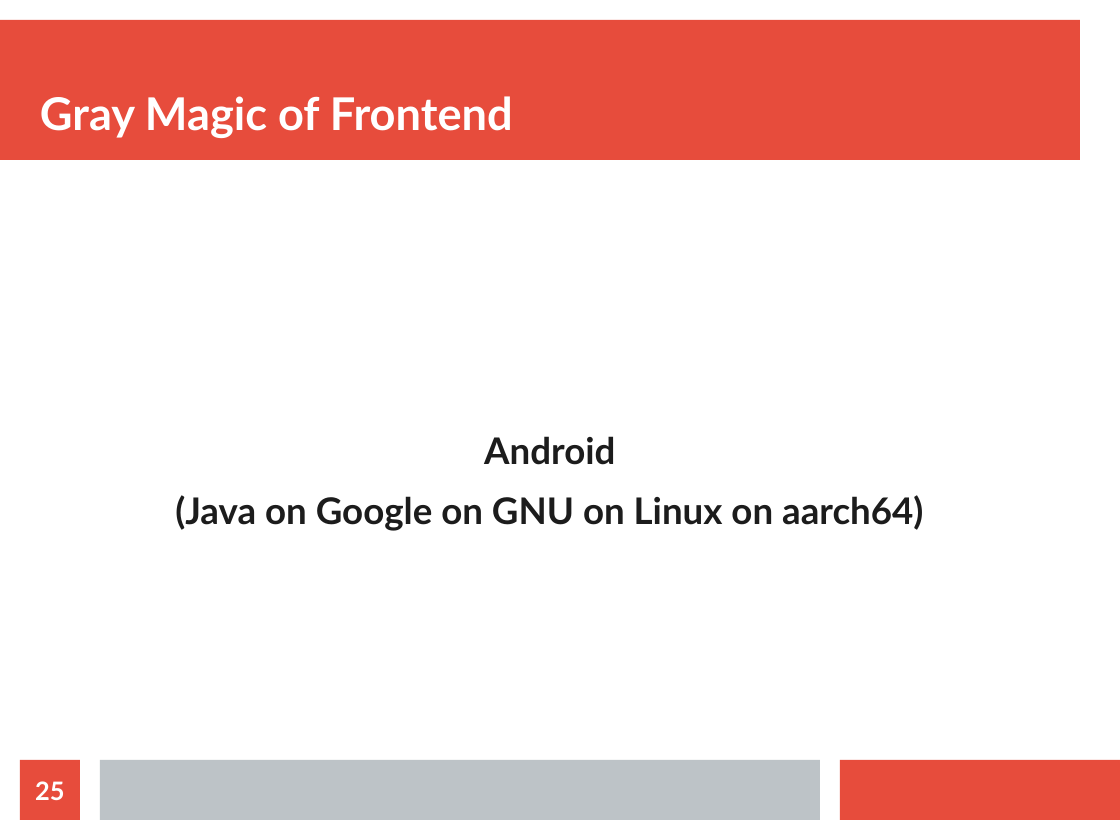
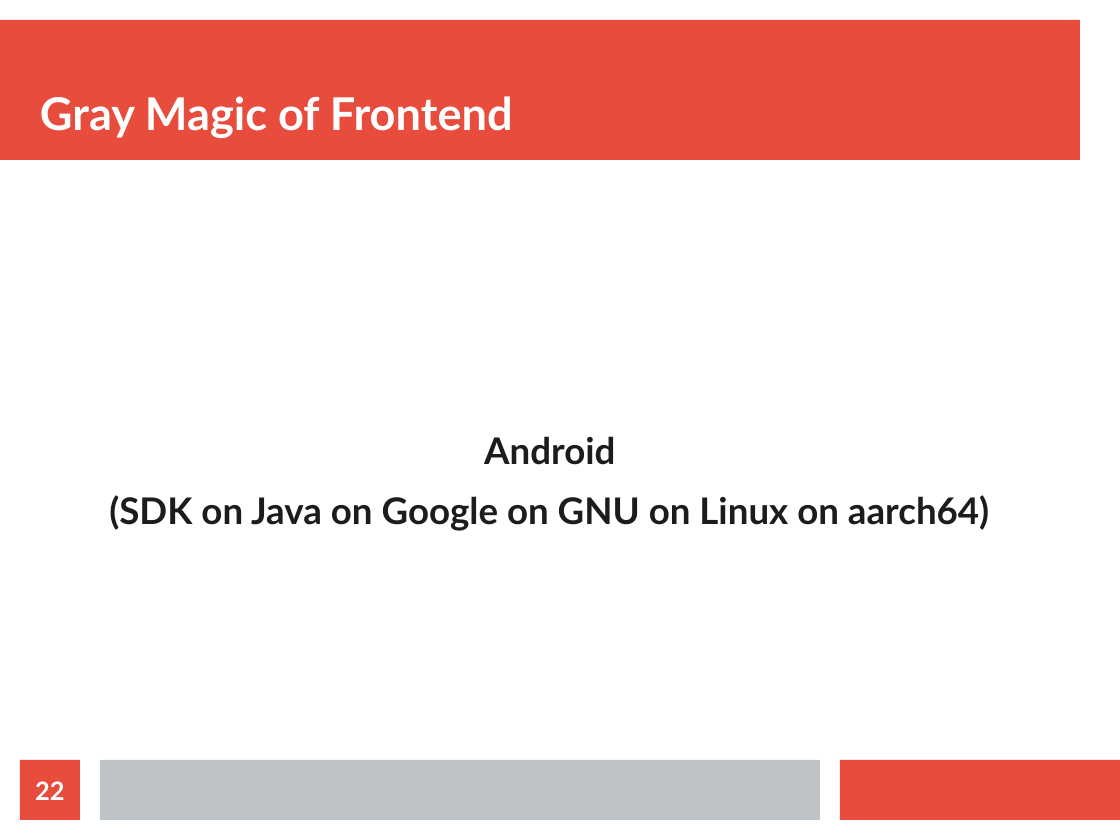
Before and after one commit to AbsolutelyLudicrous/cbus-2018, a slide deck: slide 22 of eventor.odp (slide 25 before the commit). Drawn at 1120x840 pixels with LibreOffice and Linux fonts; fonts in the diff are those of the drawing. Boxes give left, top, right and bottom in pixels: in the first picture for what was removed or moved away, otherwise in the second. Text is boxed around its words. In the diff, an @@ line names an element or a change of style, - is before the commit and + after.

```diff
--- a/eventor.odp
+++ b/eventor.odp
@@ text at (109,495,989,531): text changed @@
-(Java on Google on GNU on Linux on aarch64)
+(SDK on Java on Google on GNU on Linux on aarch64)
@@ page number at (35,781,64,800): text changed @@
-25
+22
```
Also in this commit, not shown: 3 other slides changed, 3 slides added, 4 slides removed.
